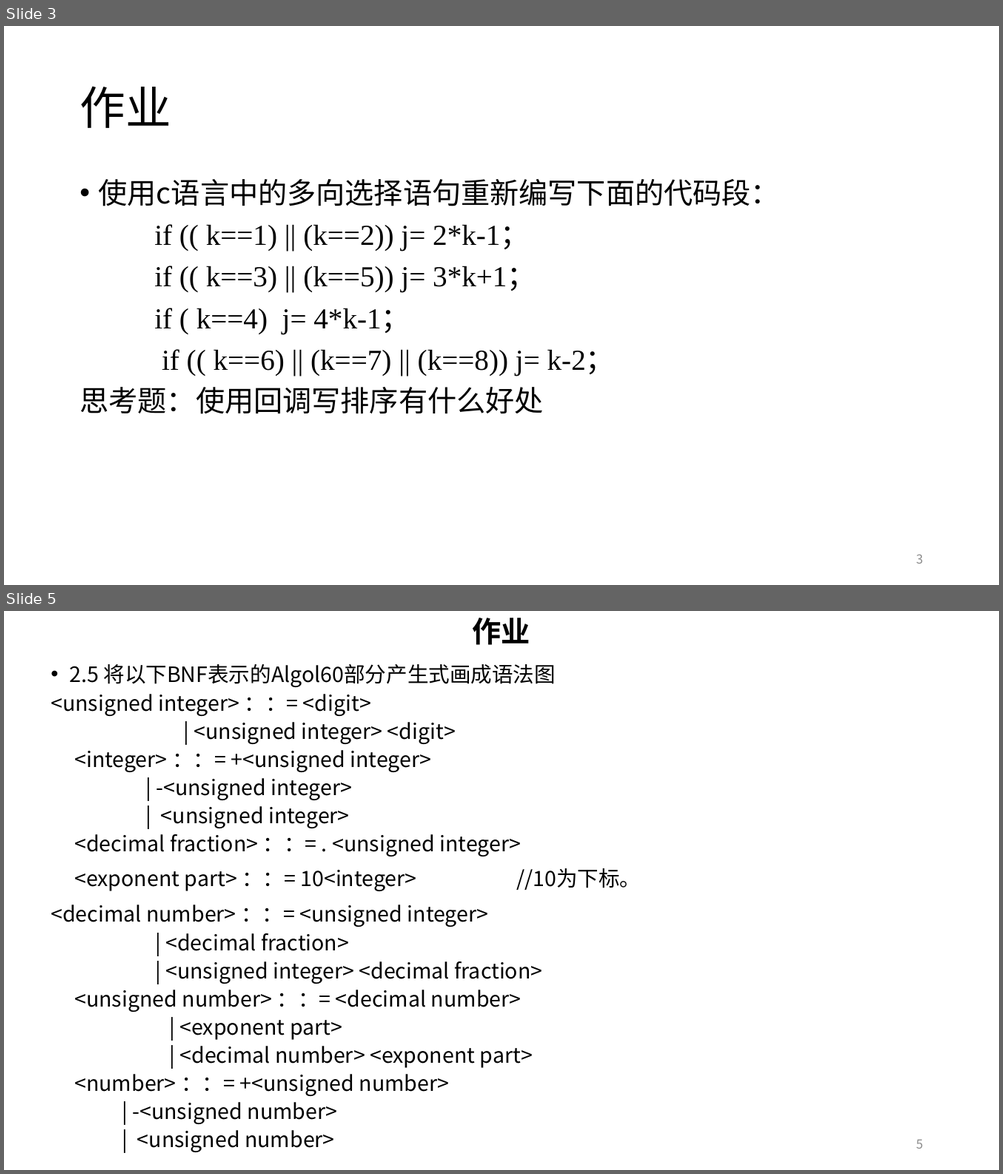
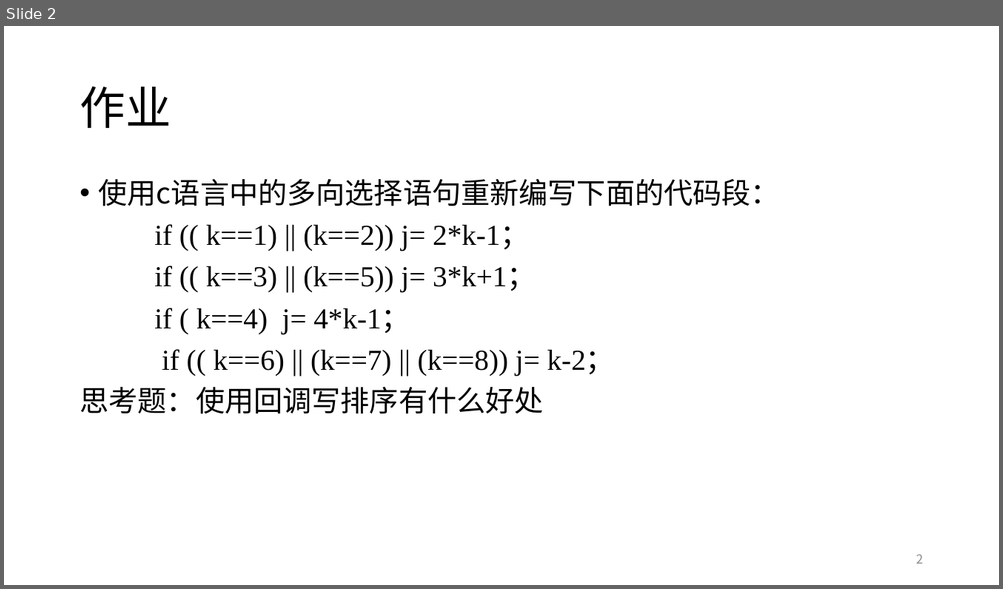
Before and after one commit to DO-MINATOR/buaa, a slide deck: 程序设计语言原理/作业2.pptx. Shown one above the other, each under a label of ours: slides 3 and 5 before the commit, slide 2 after it; the slides between them are not shown. The pictures are 1003x1174 and 1003x589 pixels, drawn with LibreOffice and Linux fonts; fonts in the diff are those of the drawing. Boxes give left, top, right and bottom in pixels: in the first picture for what was removed or moved away, otherwise in the second. Text is boxed around its words. In the diff, an @@ line names an element or a change of style, - is before the commit and + after.

```diff
--- a/程序设计语言原理/作业2.pptx
+++ b/程序设计语言原理/作业2.pptx
@@ slide 5 removed at box(4, 611, 999, 1170), background #FFFFFF @@
@@ text removed at box(472, 618, 529, 645) @@
-作业
@@ text removed at box(51, 664, 640, 1153) @@
-• 2.5 将以下BNF表示的Algol60部分产生式画成语法图
-<unsigned integer> ：：= <digit>
-| <unsigned integer> <digit>
-<integer> ：：= +<unsigned integer>
-| -<unsigned integer>
-| <unsigned integer>
-<decimal fraction> ：：= . <unsigned integer>
-<exponent part> ：：= 10<integer> //10为下标。
-<decimal number> ：：= <unsigned integer>
-| <decimal fraction>
-| <unsigned integer> <decimal fraction>
-<unsigned number> ：：= <decimal number>
-| <exponent part>
-| <decimal number> <exponent part>
-<number> ：：= +<unsigned number>
-| -<unsigned number>
-| <unsigned number>
@@ page number removed at box(916, 1140, 922, 1149) @@
-5
@@ what was slide 3 is now slide 2 @@
@@ page number at box(916, 554, 922, 564): text changed @@
-3
+2
```
Also in this commit, not shown: 3 other slides removed.
